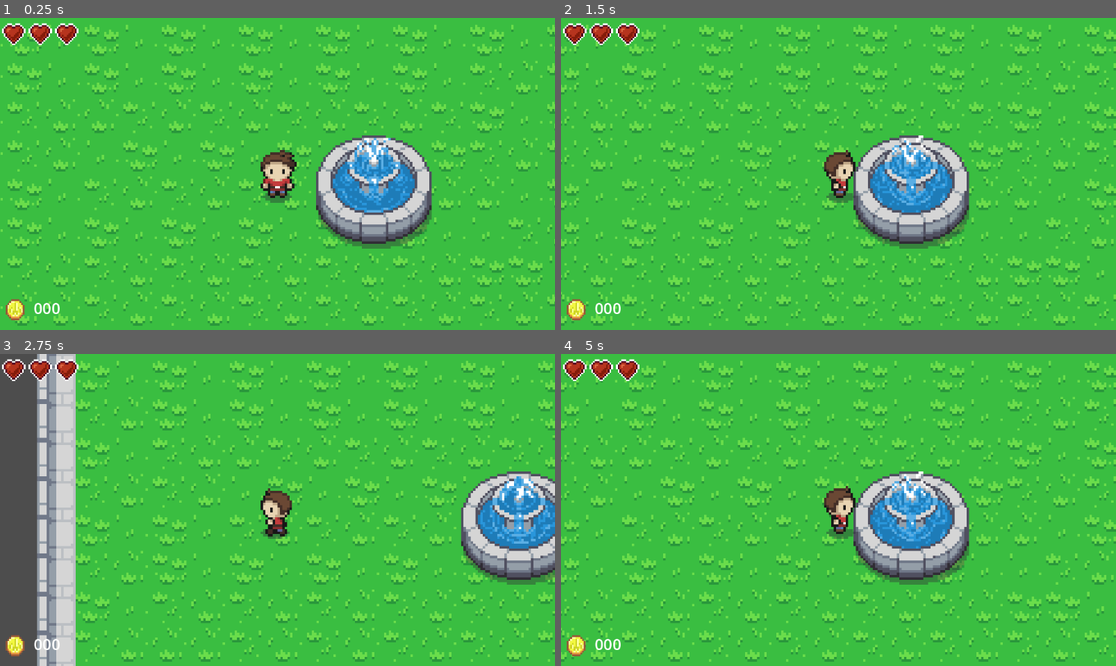
Above: before the commit, frames 1-4 (two rows, left to right).
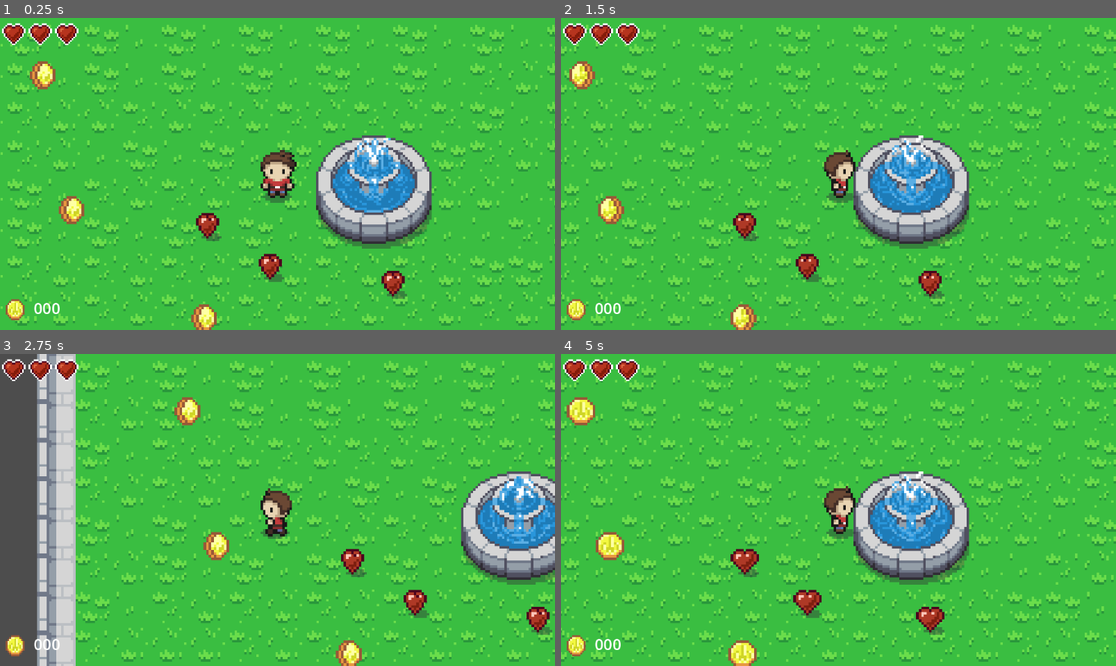
Above: after the commit, the same moments.

Repository: danielathome19/Game-Design-I
Game: Godot game, scene res://topdown.tscn
Two runs of this game, one before a commit and one after it. Both use one fixed random seed, a clock stepped at 60 frames per second and the inputs below. This scene is started directly instead of the project's main scene.
Inputs (mouse positions are in pixels of both pictures, inside the frame that each line leads up to):
- Up to frame 1 (0.25 s): no input
- Up to frame 2 (1.5 s): move the mouse to (960, 158) at 0.52 s; hold Right (ui_right) 0.53-1.25 s; tap ` (toggle_gravity) at 0.6 s; click (960, 158) at 0.67 s; tap Keypad Enter (ui_accept) at 0.77 s; drag from (727, 189) to (810, 236) at 1.27 s
- Up to frame 3 (2.75 s): move the mouse to (333, 441) at 2.02 s; hold Left (ui_left) from 2.03 s (still down); tap ` (toggle_gravity) at 2.1 s; click (333, 441) at 2.17 s
- Up to frame 4 (5 s): release Left (ui_left) at 2.75 s; drag from (810, 572) to (672, 463) at 2.77 s; move the mouse to (1005, 556) at 3.52 s; hold Right (ui_right) 3.53-4.25 s; tap ` (toggle_gravity) at 3.6 s; click (1005, 556) at 3.67 s; tap Keypad Enter (ui_accept) at 3.77 s; drag from (672, 463) to (755, 432) at 4.27 s

The runs differ from the first frame. In frame 1, 1.8% of the frame differs, in the area x 5-74%, y 13-100%; in frame 2, 1.9%; in frame 3, 1.9%; in frame 4, 2.1%, in the area x 1-70%, y 13-100%.

Commit message:
Update 11/15

Diff:
--- a/TDplayer.gd
+++ b/TDplayer.gd
@@ -9,6 +9,7 @@
 	"max_health": 60.0,  # 20hp per heart; 5 per fraction
 	"health": 60.0,      # Min 60 Max 400
 	"money": 0,
+	"secondaries": [],
 }
 
 var inertia = Vector2()
@@ -18,6 +19,13 @@
 var menu_instance = null
 
 @onready var p_HUD = get_tree().get_first_node_in_group("HUD")
+
+func pickup_money(value):
+	data.money += value
+
+func pickup_health(value):
+	data.health += value
+	data.health = clamp(data.health, 0, data.max_health)
 
 func _ready():
 	p_HUD.show()
--- /dev/null
+++ b/entities/base_item.gd
@@ -0,0 +1,34 @@
+class_name BaseItem extends Node2D
+
+var value
+var flicker_state = false
+var flicker_start_time = 10.0
+var flicker_interval = 0.1
+var current_time = 0.0
+var time_to_despawn = 13.0
+
+func _ready(): $AnimatedSprite2D.play()
+
+func remove():
+	value = 0
+	queue_free()
+
+func interact(player):
+	""" To be implemented by child class """
+	# player.pickup_item(value)
+	remove()
+
+func _init(default_value: int = 1):
+	value = default_value
+
+func _process(delta):
+	for player in get_tree().get_nodes_in_group("Player"):
+		if $Area2D.overlaps_body(player):
+			interact(player)
+	current_time += delta  # Handle despawn flickering
+	if current_time >= flicker_start_time and current_time <= time_to_despawn:
+		$AnimatedSprite2D.visible = fmod(current_time, flicker_interval) \
+								  < (flicker_interval / 2)
+	if current_time >= time_to_despawn:
+		remove()
+	pass
--- /dev/null
+++ b/entities/base_item.tscn
@@ -0,0 +1,56 @@
+[gd_scene load_steps=9 format=3 uid="uid://ilniqp8s15v8"]
+
+[ext_resource type="Script" path="res://entities/base_item.gd" id="1_lfg5h"]
+[ext_resource type="Texture2D" uid="uid://dtnqtho13efkg" path="res://assets/objects.png" id="2_32i3c"]
+
+[sub_resource type="AtlasTexture" id="AtlasTexture_2t6c3"]
+atlas = ExtResource("2_32i3c")
+region = Rect2(0, 64, 16, 16)
+
+[sub_resource type="AtlasTexture" id="AtlasTexture_4sn8t"]
+atlas = ExtResource("2_32i3c")
+region = Rect2(16, 64, 16, 16)
+
+[sub_resource type="AtlasTexture" id="AtlasTexture_755hx"]
+atlas = ExtResource("2_32i3c")
+region = Rect2(32, 64, 16, 16)
+
+[sub_resource type="AtlasTexture" id="AtlasTexture_eduwc"]
+atlas = ExtResource("2_32i3c")
+region = Rect2(48, 64, 16, 16)
+
+[sub_resource type="SpriteFrames" id="SpriteFrames_om17c"]
+animations = [{
+"frames": [{
+"duration": 1.0,
+"texture": SubResource("AtlasTexture_2t6c3")
+}, {
+"duration": 1.0,
+"texture": SubResource("AtlasTexture_4sn8t")
+}, {
+"duration": 1.0,
+"texture": SubResource("AtlasTexture_755hx")
+}, {
+"duration": 1.0,
+"texture": SubResource("AtlasTexture_eduwc")
+}],
+"loop": true,
+"name": &"default",
+"speed": 5.0
+}]
+
+[sub_resource type="CircleShape2D" id="CircleShape2D_jwufh"]
+
+[node name="BaseItem" type="Node2D"]
+script = ExtResource("1_lfg5h")
+
+[node name="AnimatedSprite2D" type="AnimatedSprite2D" parent="."]
+position = Vector2(0.5, 0.5)
+scale = Vector2(1.0625, 1.0625)
+sprite_frames = SubResource("SpriteFrames_om17c")
+frame_progress = 0.289432
+
+[node name="Area2D" type="Area2D" parent="."]
+
+[node name="CollisionShape2D" type="CollisionShape2D" parent="Area2D"]
+shape = SubResource("CircleShape2D_jwufh")
--- /dev/null
+++ b/entities/coin.gd
@@ -0,0 +1,8 @@
+extends BaseItem
+
+func _init():  super._init(1)
+func _ready(): super._ready()
+
+func interact(player):
+	player.pickup_money(value)
+	remove()
--- /dev/null
+++ b/entities/coin.tscn
@@ -0,0 +1,55 @@
+[gd_scene load_steps=9 format=3 uid="uid://dg2huub1xoqaa"]
+
+[ext_resource type="Script" path="res://entities/coin.gd" id="1_lo2hp"]
+[ext_resource type="Texture2D" uid="uid://dtnqtho13efkg" path="res://assets/objects.png" id="2_5tfdg"]
+
+[sub_resource type="AtlasTexture" id="AtlasTexture_2t6c3"]
+atlas = ExtResource("2_5tfdg")
+region = Rect2(0, 64, 16, 16)
+
+[sub_resource type="AtlasTexture" id="AtlasTexture_4sn8t"]
+atlas = ExtResource("2_5tfdg")
+region = Rect2(16, 64, 16, 16)
+
+[sub_resource type="AtlasTexture" id="AtlasTexture_755hx"]
+atlas = ExtResource("2_5tfdg")
+region = Rect2(32, 64, 16, 16)
+
+[sub_resource type="AtlasTexture" id="AtlasTexture_eduwc"]
+atlas = ExtResource("2_5tfdg")
+region = Rect2(48, 64, 16, 16)
+
+[sub_resource type="SpriteFrames" id="SpriteFrames_7y4ae"]
+animations = [{
+"frames": [{
+"duration": 1.0,
+"texture": SubResource("AtlasTexture_2t6c3")
+}, {
+"duration": 1.0,
+"texture": SubResource("AtlasTexture_4sn8t")
+}, {
+"duration": 1.0,
+"texture": SubResource("AtlasTexture_755hx")
+}, {
+"duration": 1.0,
+"texture": SubResource("AtlasTexture_eduwc")
+}],
+"loop": true,
+"name": &"default",
+"speed": 5.0
+}]
+
+[sub_resource type="CircleShape2D" id="CircleShape2D_x26xc"]
+
+[node name="Coin" type="Node2D"]
+script = ExtResource("1_lo2hp")
+
+[node name="AnimatedSprite2D" type="AnimatedSprite2D" parent="."]
+position = Vector2(0.5, 0.5)
+scale = Vector2(1.0625, 1.0625)
+sprite_frames = SubResource("SpriteFrames_7y4ae")
+
+[node name="Area2D" type="Area2D" parent="."]
+
+[node name="CollisionShape2D" type="CollisionShape2D" parent="Area2D"]
+shape = SubResource("CircleShape2D_x26xc")
--- /dev/null
+++ b/entities/mini_heart.gd
@@ -0,0 +1,8 @@
+extends BaseItem
+
+func _init():  super._init(5)
+func _ready(): super._ready()
+
+func interact(player):
+	player.pickup_health(value)
+	remove()
--- /dev/null
+++ b/entities/mini_heart.tscn
@@ -0,0 +1,55 @@
+[gd_scene load_steps=9 format=3 uid="uid://brpiwm75r0tjs"]
+
+[ext_resource type="Texture2D" uid="uid://dtnqtho13efkg" path="res://assets/objects.png" id="1_0nqap"]
+[ext_resource type="Script" path="res://entities/mini_heart.gd" id="1_5ebt7"]
+
+[sub_resource type="AtlasTexture" id="AtlasTexture_0tn6m"]
+atlas = ExtResource("1_0nqap")
+region = Rect2(0, 48, 16, 16)
+
+[sub_resource type="AtlasTexture" id="AtlasTexture_ips6u"]
+atlas = ExtResource("1_0nqap")
+region = Rect2(16, 48, 16, 16)
+
+[sub_resource type="AtlasTexture" id="AtlasTexture_anyvb"]
+atlas = ExtResource("1_0nqap")
+region = Rect2(32, 48, 16, 16)
+
+[sub_resource type="AtlasTexture" id="AtlasTexture_4qybi"]
+atlas = ExtResource("1_0nqap")
+region = Rect2(48, 48, 16, 16)
+
+[sub_resource type="SpriteFrames" id="SpriteFrames_jil68"]
+animations = [{
+"frames": [{
+"duration": 1.0,
+"texture": SubResource("AtlasTexture_0tn6m")
+}, {
+"duration": 1.0,
+"texture": SubResource("AtlasTexture_ips6u")
+}, {
+"duration": 1.0,
+"texture": SubResource("AtlasTexture_anyvb")
+}, {
+"duration": 1.0,
+"texture": SubResource("AtlasTexture_4qybi")
+}],
+"loop": true,
+"name": &"default",
+"speed": 5.0
+}]
+
+[sub_resource type="CircleShape2D" id="CircleShape2D_k3l0c"]
+
+[node name="mini_heart" type="Node2D"]
+script = ExtResource("1_5ebt7")
+
+[node name="AnimatedSprite2D" type="AnimatedSprite2D" parent="."]
+position = Vector2(0.5, 0.5)
+scale = Vector2(1.0625, 1.0625)
+sprite_frames = SubResource("SpriteFrames_jil68")
+
+[node name="Area2D" type="Area2D" parent="."]
+
+[node name="CollisionShape2D" type="CollisionShape2D" parent="Area2D"]
+shape = SubResource("CircleShape2D_k3l0c")
--- a/topdown.tscn
+++ b/topdown.tscn
@@ -1,9 +1,11 @@
-[gd_scene load_steps=7 format=3 uid="uid://ddmvav1bb578u"]
+[gd_scene load_steps=9 format=3 uid="uid://ddmvav1bb578u"]
 
 [ext_resource type="PackedScene" uid="uid://duc04uu7538ay" path="res://tdplayer.tscn" id="1_45eys"]
 [ext_resource type="Texture2D" uid="uid://dnkupr0omy28t" path="res://assets/Overworld.png" id="3_d3o4y"]
 [ext_resource type="PackedScene" uid="uid://b7qq1nnbajubm" path="res://player_hud.tscn" id="4_b6fsv"]
 [ext_resource type="PackedScene" uid="uid://bhmuqrxvmtid0" path="res://change_lvl.tscn" id="4_qqb30"]
+[ext_resource type="PackedScene" uid="uid://dg2huub1xoqaa" path="res://entities/coin.tscn" id="5_flq0w"]
+[ext_resource type="PackedScene" uid="uid://brpiwm75r0tjs" path="res://entities/mini_heart.tscn" id="6_h7o2j"]
 
 [sub_resource type="TileSetAtlasSource" id="TileSetAtlasSource_g82a8"]
 texture = ExtResource("3_d3o4y")
@@ -3189,8 +3191,26 @@
 layer_1/z_index = 0
 layer_1/tile_data = PackedInt32Array(2, 1441794, 9, -458754, 655362, 31, -393218, 655362, 32, -327682, 655362, 33, -458 …(184 unchanged characters)…
 
-[node name="PlayerHUD" parent="." groups=["HUD"] instance=ExtResource("4_b6fsv")]
+[node name="PlayerHUD" parent="." instance=ExtResource("4_b6fsv")]
 visible = false
 
 [node name="ChangeLvl" parent="." instance=ExtResource("4_qqb30")]
 next_level = "topdown_2"
+
+[node name="Coin" parent="." instance=ExtResource("5_flq0w")]
+position = Vector2(-85, 15)
+
+[node name="Coin2" parent="." instance=ExtResource("5_flq0w")]
+position = Vector2(-30, 60)
+
+[node name="Coin3" parent="." instance=ExtResource("5_flq0w")]
+position = Vector2(-97, -41)
+
+[node name="mini_heart" parent="." instance=ExtResource("6_h7o2j")]
+position = Vector2(-29, 21)
+
+[node name="mini_heart2" parent="." instance=ExtResource("6_h7o2j")]
+position = Vector2(-3, 38)
+
+[node name="mini_heart3" parent="." instance=ExtResource("6_h7o2j")]
+position = Vector2(48, 45)
--- a/topdown_2.tscn
+++ b/topdown_2.tscn
@@ -5,7 +5,7 @@
 
 [node name="topdown2" type="Node2D"]
 
-[node name="PlayerHUD" parent="." groups=["HUD"] instance=ExtResource("1_b83lh")]
+[node name="PlayerHUD" parent="." instance=ExtResource("1_b83lh")]
 visible = false
 
 [node name="TDplayer" parent="." instance=ExtResource("2_juy6h")]
